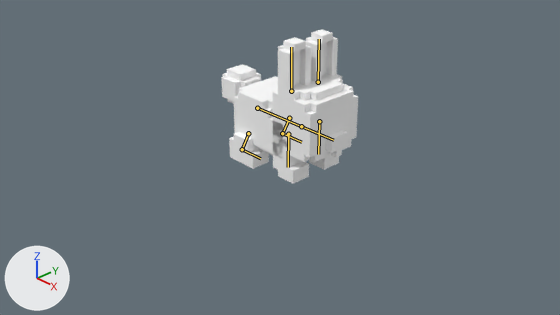
Before and after pictures for a commit that changed the Blender file src/galois/data/npcs/rabbit_animations.blend.
Rendered twice from the file's camera 'Camera'. The lights are fixed; the arrows at lower left show +X, +Y and +Z. The first picture is the older version. The bones that change are drawn over the model as lines.

The first picture shows 'Body', 'Head', 'L_Ear', 'L_F_Foot', 'R_B_Foot', 'R_B_Leg', 'R_Ear', 'R_F_Foot', 'R_F_Leg', 'Tail'.
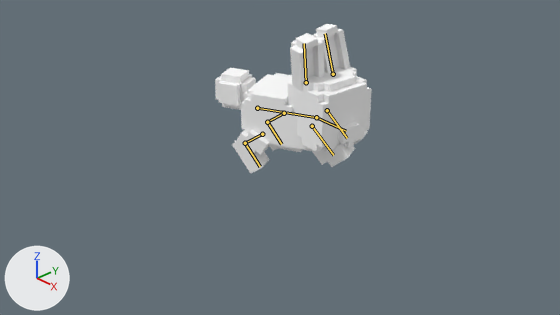
The newer file adds an action. The first version stands in its rest pose; the second is drawn at frame 7 of the action 'Attack'.

Where the change shows, as pixel boxes (x1, y1, x2, y2) in the pictures (560 x 315 px):
'Head', posed: before (273, 74, 358, 162); after (288, 67, 372, 152)
'Body', posed: before (234, 76, 283, 158); after (241, 73, 312, 152)
'R_Ear', posed: before (278, 37, 311, 91); after (290, 33, 325, 91)
'L_Ear', posed (18% wider): before (306, 30, 338, 81); after (312, 24, 350, 74)
'Tail', posed: before (221, 64, 261, 104); after (215, 68, 256, 110)
'R_F_Foot', posed (9% taller): before (278, 162, 309, 184); after (324, 143, 355, 167)
'R_B_Foot', posed (7% narrower, 40% taller): before (229, 144, 269, 168); after (232, 139, 269, 173)
'R_B_Leg', posed (13% wider): before (229, 132, 259, 156); after (236, 130, 270, 155)
'R_F_Leg', posed: before (273, 135, 303, 169); after (312, 150, 332, 165)
'L_F_Foot', posed (mostly hidden afterwards): before (309, 155, 339, 170); after (354, 130, 367, 144)
bone 'Body', root to tip: before (257, 108) to (301, 126); after (257, 108) to (316, 117)
bone 'L_F_Leg', root to tip: before (319, 121) to (318, 154); after (327, 110) to (347, 138)
bone 'R_F_Leg', root to tip: before (288, 134) to (288, 167); after (312, 126) to (333, 155)
bone 'Head', root to tip: before (301, 126) to (333, 140); after (316, 117) to (346, 131)
bone 'L_Ear', root to tip: before (318, 82) to (319, 39); after (333, 74) to (325, 33)
bone 'R_Ear', root to tip: before (291, 91) to (291, 47); after (306, 82) to (304, 43)
bone 'L_B_Leg', root to tip: before (289, 118) to (282, 133); after (284, 113) to (267, 122)
bone 'L_B_Foot', root to tip: before (282, 133) to (301, 142); after (267, 122) to (281, 144)
bone 'R_B_Leg', root to tip: before (248, 133) to (242, 149); after (262, 134) to (245, 143)
bone 'R_B_Foot', root to tip: before (242, 149) to (260, 158); after (245, 143) to (260, 166)

Patch to the scene script:
```diff
--- a/src/galois/data/npcs/rabbit_animations.blend.py
+++ b/src/galois/data/npcs/rabbit_animations.blend.py
@@ bone_body @@
 bone_body = bpy.data.objects['Armature'].pose.bones['Body']
-bone_body.rotation_quaternion = (1.0, 0.0, 0.0, 0.0)  # degrees (0, 0, 0)
+bone_body.rotation_quaternion = (0.978, -0.208, 0.0, 0.0)  # degrees (-24, 0, 0)
@@ bone_l_f_leg @@
 bone_l_f_leg = bpy.data.objects['Armature'].pose.bones['L_F_Leg']  # child of 'Body'
-bone_l_f_leg.rotation_quaternion = (1.0, 0.0, 0.0, 0.0)  # degrees (0, 0, 0)
+bone_l_f_leg.rotation_quaternion = (0.939, -0.343, 0.0, 0.0)  # degrees (-40, 0, 0)
@@ bone_r_f_leg @@
 bone_r_f_leg = bpy.data.objects['Armature'].pose.bones['R_F_Leg']  # child of 'Body'
-bone_r_f_leg.rotation_quaternion = (1.0, 0.0, 0.0, 0.0)  # degrees (0, 0, 0)
+bone_r_f_leg.rotation_quaternion = (0.939, -0.343, 0.0, 0.0)  # degrees (-40, 0, 0)
@@ bone_head @@
 bone_head = bpy.data.objects['Armature'].pose.bones['Head']  # child of 'Body'
-bone_head.rotation_quaternion = (1.0, 0.0, 0.0, 0.0)  # degrees (0, 0, 0)
+bone_head.rotation_quaternion = (0.971, 0.238, 0.0, 0.0)  # degrees (28, 0, 0)
@@ bone_l_ear @@
 bone_l_ear = bpy.data.objects['Armature'].pose.bones['L_Ear']  # child of 'Head'
-bone_l_ear.rotation_quaternion = (1.0, 0.0, 0.0, 0.0)  # degrees (0, 0, 0)
+bone_l_ear.rotation_quaternion = (0.994, 0.09, 0.005, 0.06)  # degrees (10, 0, 7)
@@ bone_r_ear @@
 bone_r_ear = bpy.data.objects['Armature'].pose.bones['R_Ear']  # child of 'Head'
-bone_r_ear.rotation_quaternion = (1.0, 0.0, 0.0, 0.0)  # degrees (0, 0, 0)
+bone_r_ear.rotation_quaternion = (0.994, 0.09, -0.005, -0.06)  # degrees (10, 0, -7)
@@ bone_l_b_leg @@
 bone_l_b_leg = bpy.data.objects['Armature'].pose.bones['L_B_Leg']  # child of 'Body'
-bone_l_b_leg.rotation_quaternion = (1.0, 0.0, 0.0, 0.0)  # degrees (0, 0, 0)
+bone_l_b_leg.rotation_quaternion = (0.969, 0.247, 0.0, 0.0)  # degrees (29, 0, 0)
@@ bone_l_b_foot @@
 bone_l_b_foot = bpy.data.objects['Armature'].pose.bones['L_B_Foot']  # child of 'L_B_Leg'
-bone_l_b_foot.rotation_quaternion = (1.0, 0.0, 0.0, 0.0)  # degrees (0, 0, 0)
+bone_l_b_foot.rotation_quaternion = (0.963, 0.223, 0.0, 0.0)  # degrees (26, 0, 0)
@@ bone_r_b_leg @@
 bone_r_b_leg = bpy.data.objects['Armature'].pose.bones['R_B_Leg']  # child of 'Body'
-bone_r_b_leg.rotation_quaternion = (1.0, 0.0, 0.0, 0.0)  # degrees (0, 0, 0)
+bone_r_b_leg.rotation_quaternion = (0.969, 0.247, 0.0, 0.0)  # degrees (29, 0, 0)
@@ bone_r_b_foot @@
 bone_r_b_foot = bpy.data.objects['Armature'].pose.bones['R_B_Foot']  # child of 'R_B_Leg'
-bone_r_b_foot.rotation_quaternion = (1.0, 0.0, 0.0, 0.0)  # degrees (0, 0, 0)
+bone_r_b_foot.rotation_quaternion = (0.963, 0.223, 0.0, 0.0)  # degrees (26, 0, 0)
```
